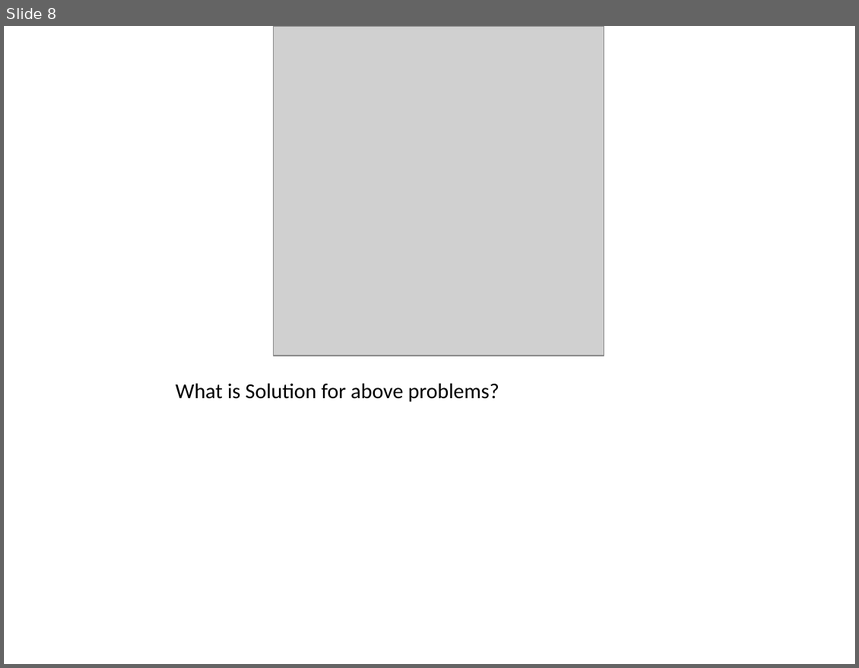
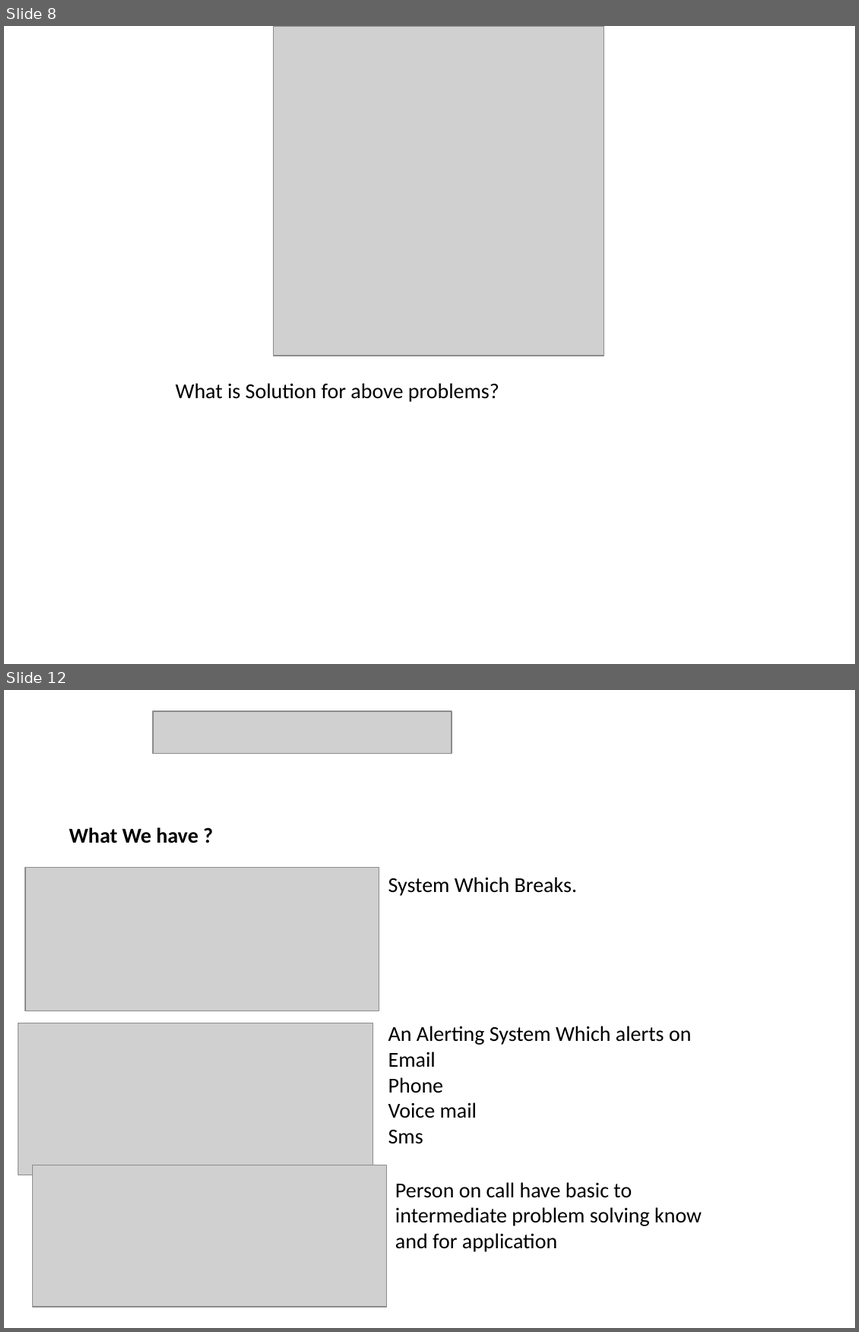
Before and after one commit to AvinashTiwari/Artifical-intelligence, a slide deck: devops/devops.pptx. Shown one above the other, each under a label of ours: slide 8 before the commit, slides 8 and 12 after it; the slides between them are not shown. The pictures are 859x668 and 859x1332 pixels, drawn with LibreOffice and Linux fonts; fonts in the diff are those of the drawing; grey boxes stand for pictures. Boxes give left, top, right and bottom in pixels: in the first picture for what was removed or moved away, otherwise in the second. Text is boxed around its words. In the diff, an @@ line names an element or a change of style, - is before the commit and + after.

```diff
--- a/devops/devops.pptx
+++ b/devops/devops.pptx
@@ slide 12 added at (4,690,855,1328), background #FFFFFF @@
@@ picture added at (153,711,452,754) @@
@@ text added at (69,828,199,844), 18 pt, text #000000, bold @@
+What We have ?
@@ picture added at (25,867,379,1011) @@
@@ text added at (389,877,577,896), 18 pt, text #000000 @@
+System Which Breaks.
@@ picture added at (18,1024,373,1175) @@
@@ text added at (389,1026,691,1144), 18 pt, text #000000 @@
+An Alerting System Which alerts on
+Email
+Phone
+Voice mail
+Sms
@@ picture added at (32,1165,386,1307) @@
@@ text added at (395,1182,702,1252), 18 pt, text #000000 @@
+Person on call have basic to intermediate problem solving know and for application
```
Also in this commit, not shown: 9 other slides added.
